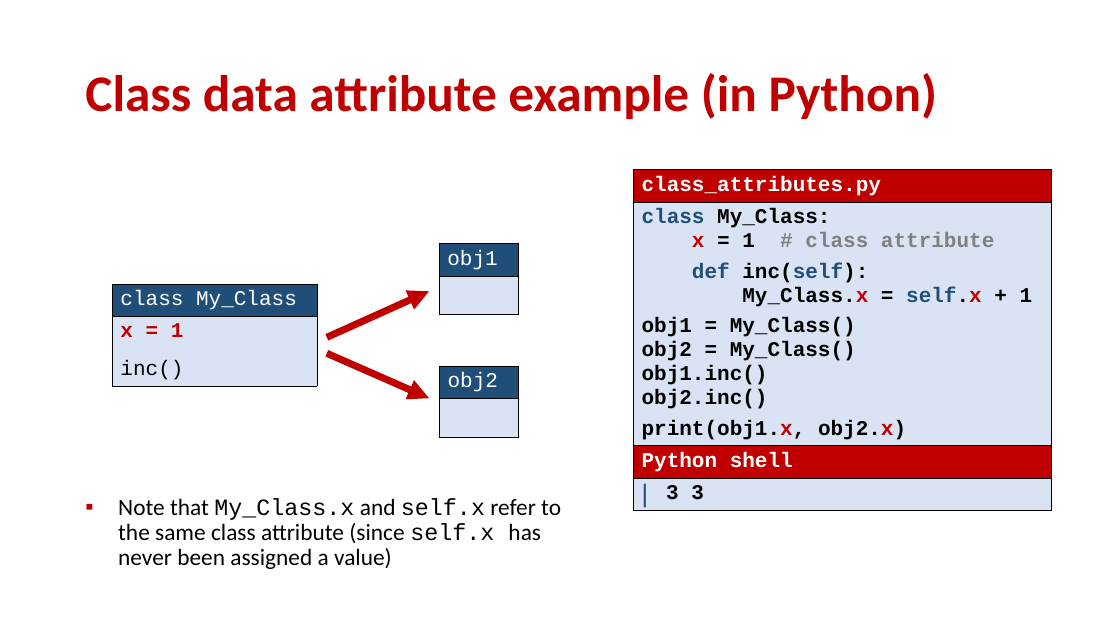
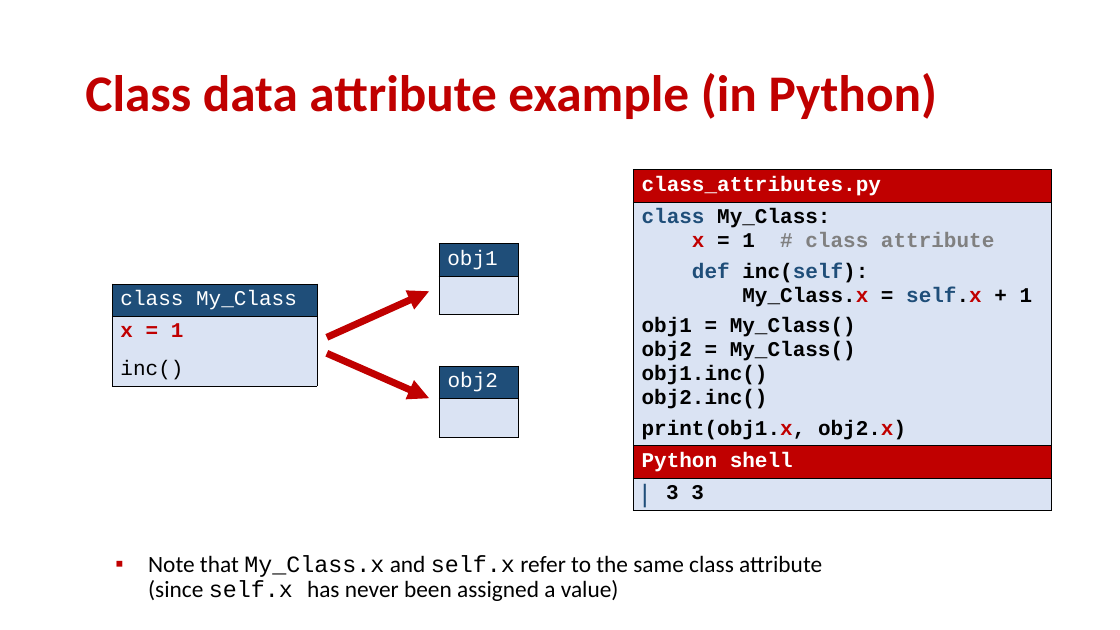
Before and after one commit to gsbrodal/gsbrodal.github.io, a slide deck: slide 23 of ipsa/slides/classes.pptx. Drawn at 1120x630 pixels with LibreOffice and Linux fonts; fonts in the diff are those of the drawing. Boxes give left, top, right and bottom in pixels: in the first picture for what was removed or moved away, otherwise in the second. Text is boxed around its words. In the diff, an @@ line names an element or a change of style, - is before the commit and + after.

Commit message:
class slides

```diff
--- a/ipsa/slides/classes.pptx
+++ b/ipsa/slides/classes.pptx
@@ text "Note that My_Class.x and self.x ..." rewrapped from [118, 498, 561, 569] to [148, 555, 822, 601] @@
```
Also in this commit, not shown: 4 other files.
